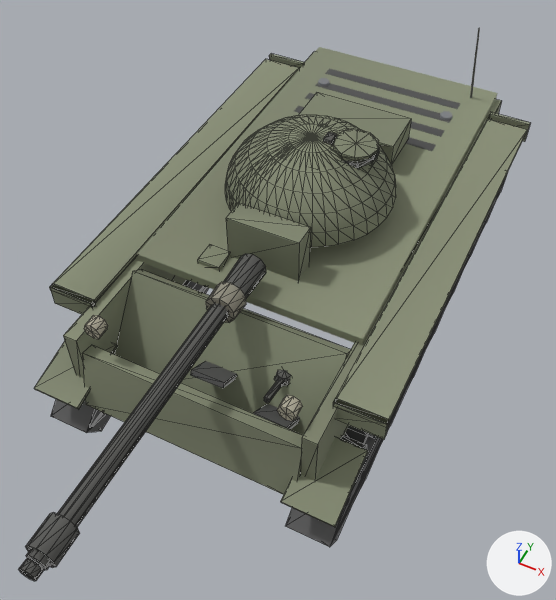
Renders of the glTF model client/assets/models/is2.glb from each side of a commit.
Camera for both pictures: a 50 mm lens placed at (3.07, -7.27, 8.68), pointed at (0.13, -1.38, 1.32). Arrows for +X, +Y and +Z are at lower right; the lights stay in place. The picture after the commit comes second. Mesh edges are drawn as thin lines on the coarser meshes. Where no turn or scale is listed for an object, it has been applied to the vertices. Vertices at exactly the same position are counted once.

Names of what the first picture shows: 'barrel', 'glacis', 'hullSide', 'hullTop', 'lowerPlate', 'mantlet', 'tracks', 'turretFront', 'turretRear', 'turretRoof', 'turretSide' and 3 more.
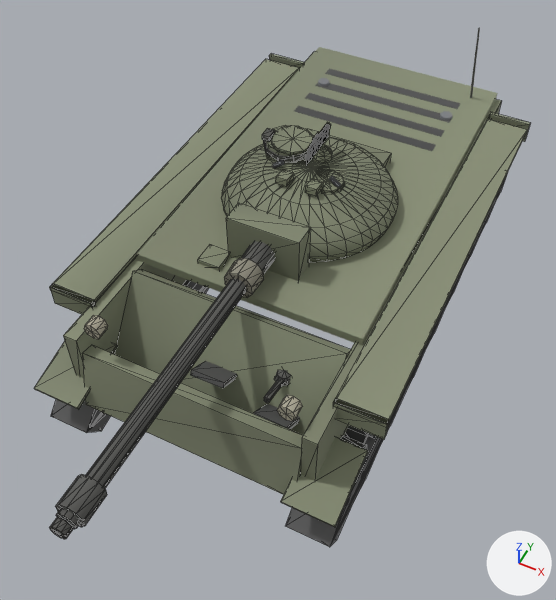
Changed parts and their boxes (x1, y1, x2, y2) in the pictures (556 x 600 px; the box of a moved part takes in the faces that stretch with it):
'barrel', moved
    before: (19, 254, 266, 581)
    after: (49, 241, 275, 539)
'turretFront', reshaped (30% wider, 14% shorter)
    before: (229, 137, 338, 247)
    after: (222, 167, 364, 262)
'turretSide', reshaped
    before: (269, 115, 396, 244)
    after: (221, 144, 398, 251)
'turretRear', reshaped
    before: (225, 93, 411, 211)
    after: (307, 129, 391, 167)
'turretRoof', reshaped
    before: (323, 129, 379, 168)
    after: (262, 122, 345, 196)
part 2 of me_mesh_23, added
    after: (312, 163, 398, 251)
part 3 of me_mesh_23, added
    after: (221, 144, 310, 198)
part 4 of me_mesh_23, deleted
    before: (269, 115, 396, 244)
part 5 of me_mesh_24, added
    after: (307, 129, 391, 167)
part 6 of me_mesh_24, added
    after: (308, 136, 385, 167)
part 7 of me_mesh_24, deleted
    before: (225, 125, 312, 211)
part 8 of me_mesh_24, deleted
    before: (298, 93, 411, 165)
part 9 of me_mesh_25, moved or reshaped
    before: (333, 129, 377, 167)
    after: (264, 125, 301, 163)
part 10 of me_mesh_25, moved or reshaped
    before: (342, 146, 379, 168)
    after: (263, 140, 307, 162)
part 11 of me_mesh_25, moved or reshaped
    before: (333, 129, 378, 161)
    after: (271, 126, 314, 155)
part 12 of me_mesh_25, moved or reshaped
    before: (323, 132, 337, 145)
    after: (262, 128, 275, 142)
part 13 of me_mesh_25, moved or reshaped (not visible before)
    after: (311, 144, 332, 163)
part 14 of me_mesh_25, moved or reshaped (not visible before)
    after: (320, 171, 345, 194)
part 15 of me_mesh_25, moved or reshaped (not visible before)
    after: (275, 170, 294, 187)
part 16 of me_mesh_25, moved or reshaped (not visible before)
    after: (305, 179, 323, 196)
part 17 of me_mesh_25, moved or reshaped (not visible before)
    after: (272, 160, 285, 168)
part 18 of me_mesh_25, moved or reshaped (not visible before)
    after: (329, 176, 341, 187)

The edits, one by one:
me_mesh_22 is used by ob_turretfront; location (0.0, -0.2, 1.91).
me_mesh_22 had 67 vertices, 110 faces and spanned x -0.75..0.75, y -1.1..0.0, z 0.34..1.132.
me_mesh_22 now has 88 vertices, 140 faces and spans x -0.992..0.992, y -1.144..-0.005, z 0.0..0.66.
me_mesh_22 part 1: the whole mesh is rebuilt.
me_mesh_23 is used by ob_turretside; location (0.0, -0.2, 1.91).
me_mesh_23 had 132 vertices, 222 faces and spanned x -1.04..1.1, y -0.8..1.1, z 0.32..1.13.
me_mesh_23 now has 181 vertices, 282 faces and spans x -1.14..1.14, y -0.57..0.84, z 0.0..0.66.
me_mesh_23 part 2: a new loose piece of 88 vertices spanning x 0.01..1.14, y -0.57..0.84, z 0.0..0.66, in mat_turretside_mat.
me_mesh_23 part 3: a new loose piece of 88 vertices spanning x -1.14..-0.01, y -0.57..0.84, z 0.0..0.66, in mat_turretside_mat.
me_mesh_23 part 4: 127 vertices removed from x -1.04..1.1, y -0.8..1.1, z 0.34..1.13.
me_mesh_24 is used by ob_turretrear; location (0.0, -0.2, 1.91).
me_mesh_24 had 75 vertices, 122 faces and spanned x -1.1..0.71, y -1.02..1.75, z 0.17..1.13.
me_mesh_24 now has 96 vertices, 152 faces and spans x -0.78..0.78, y 0.01..1.29, z -0.07..0.66.
me_mesh_24 part 5: a new loose piece, a box spanning x -0.63..0.63, y 0.74..1.29, z -0.07..0.21, in mat_turretrear_mat.
me_mesh_24 part 6: a new loose piece of 88 vertices spanning x -0.78..0.78, y 0.01..1.14, z 0.0..0.66, in mat_turretrear_mat.
me_mesh_24 part 7: the loose piece of 67 vertices spanning x -1.1..0.0, y -1.02..0.35, z 0.34..1.13 is deleted.
me_mesh_24 part 8: 8 vertices removed from x -0.71..0.71, y 1.05..1.75, z 0.17..0.51.
me_mesh_25 is used by ob_turretroof; location (0.0, -0.2, 1.91).
me_mesh_25 had 281 vertices, 480 faces and spanned x -0.682..0.804, y -0.682..0.682, z 0.77..1.16.
me_mesh_25 now has 253 vertices, 432 faces and spans x -0.761..0.486, y -0.449..0.613, z 0.571..1.08.
me_mesh_25 part 9: the loose piece of 22 vertices spanning x 0.154..0.77, y -0.174..0.474, z 0.89..1.088 is moved by (-0.902, 0.125, -0.318).
me_mesh_25 part 10: the loose piece of 22 vertices spanning x 0.141..0.783, y -0.188..0.488, z 0.975..1.038 is moved by (-0.902, 0.125, -0.318).
me_mesh_25 part 11: the loose piece of 22 vertices spanning x 0.246..0.804, y -0.145..0.391, z 1.079..1.124 is moved by (-0.902, 0.125, -0.318).
me_mesh_25 part 12: the loose piece of 8 vertices spanning x 0.156..0.264, y -0.021..0.141, z 1.088..1.16 is moved by (-0.902, 0.125, -0.318).
me_mesh_25 part 13: the loose piece of 41 vertices spanning x -0.16..0.16, y 0.137..0.457, z 0.93..1.09 is moved by (0.0, 0.0, -0.305).
me_mesh_25 part 14: the loose piece of 22 vertices spanning x 0.086..0.486, y -0.309..0.111, z 0.885..0.935 is moved by (0.0, 0.0, -0.305).
me_mesh_25 part 15: the loose piece of 8 vertices spanning x -0.275..-0.125, y -0.449..-0.238, z 0.91..1.029 is moved by (0.0, 0.0, -0.305).
me_mesh_25 part 16: the loose piece of 8 vertices spanning x 0.125..0.275, y -0.449..-0.238, z 0.91..1.029 is moved by (0.0, 0.0, -0.305).
me_mesh_25 part 17: the loose piece of 14 vertices spanning x -0.469..-0.309, y -0.164..-0.1, z 0.898..1.041 is moved by (0.0, 0.0, -0.305).
me_mesh_25 part 18: the loose piece of 14 vertices spanning x 0.309..0.469, y -0.164..-0.1, z 0.898..1.041 is moved by (0.0, 0.0, -0.305).
Other edits to the shape of me_mesh_25 do not show in these pictures.
Object 'barrel' (ob_barrel) moves from (0.0, -1.8, 2.25) to (0.0, -1.38, 2.25).
